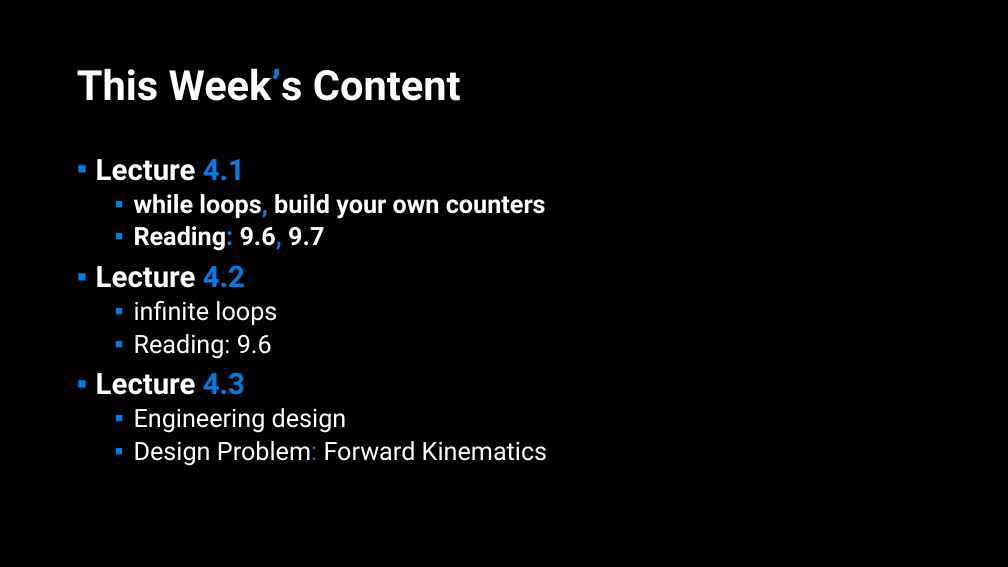
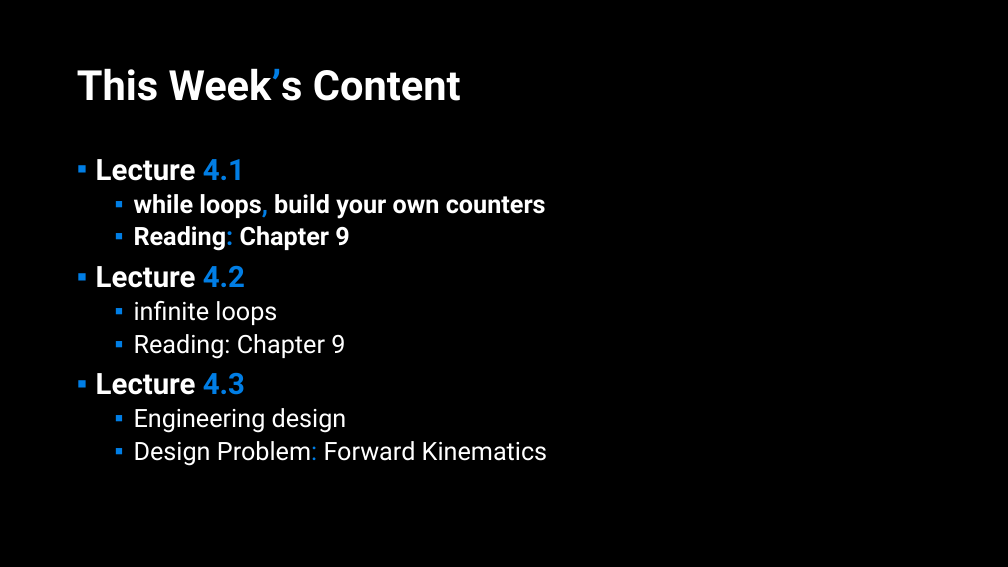
Before and after one commit to APS106/APS106-winter-2022-material, a slide deck: slide 2 of lectures/week4/lecture1/slides/week4_lecture1.pptx. Drawn at 1008x567 pixels with LibreOffice and Linux fonts; fonts in the diff are those of the drawing; background and template pictures are left out. Boxes give left, top, right and bottom in pixels: in the first picture for what was removed or moved away, otherwise in the second. Text is boxed around its words. In the diff, an @@ line names an element or a change of style, - is before the commit and + after.

Commit message:
- week 4

```diff
--- a/lectures/week4/lecture1/slides/week4_lecture1.pptx
+++ b/lectures/week4/lecture1/slides/week4_lecture1.pptx
@@ text at (134, 226, 349, 251): text changed @@
-  ▪ Reading: 9.6, 9.7
+  ▪ Reading: Chapter 9
@@ text at (134, 334, 345, 359): text changed @@
-  ▪ Reading: 9.6
+  ▪ Reading: Chapter 9
```
Also in this commit, not shown: 5 other slides changed, 11 slides added, 1 slide removed, 7 other files.
